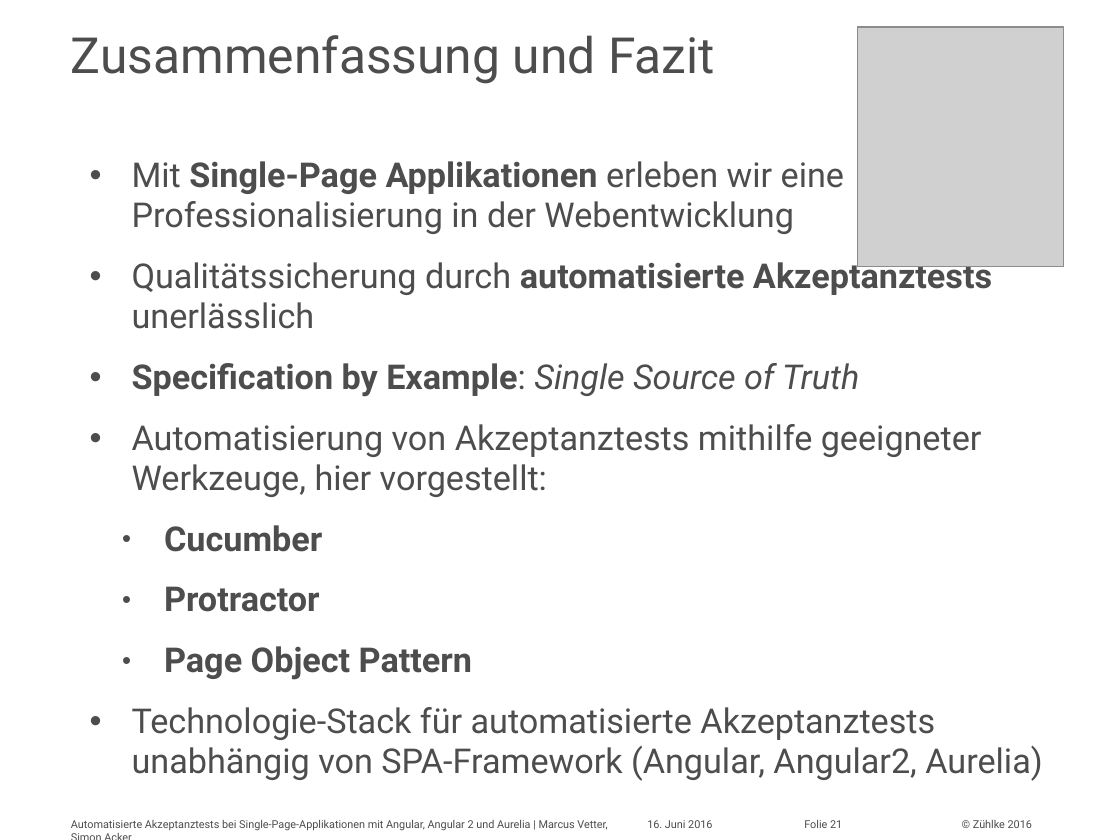
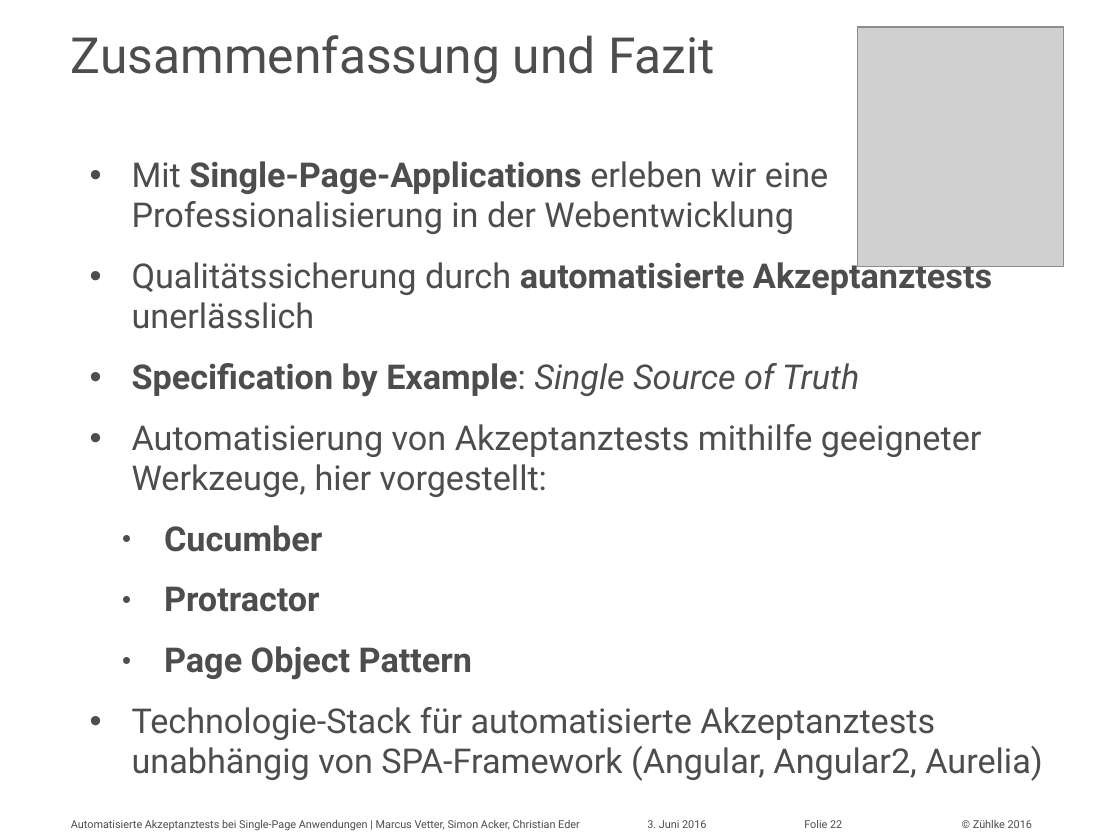
Before and after one commit to marcusvetter/yoda-chat, a slide deck: slide 22 of Vortrag_KE2016_MAVE_SIA.pptx (slide 21 before the commit). Drawn at 1120x840 pixels with LibreOffice and Linux fonts; fonts in the diff are those of the drawing; grey boxes stand for pictures. Boxes give left, top, right and bottom in pixels: in the first picture for what was removed or moved away, otherwise in the second. Text is boxed around its words. In the diff, an @@ line names an element or a change of style, - is before the commit and + after.

```diff
--- a/Vortrag_KE2016_MAVE_SIA.pptx
+++ b/Vortrag_KE2016_MAVE_SIA.pptx
@@ text in rectangle at <box>132,161,828,234</box>: text changed @@
-• Mit Single-Page Applikationen erleben wir eine Professionalisierung in der Webentwicklung
+• Mit Single-Page-Applications erleben wir eine Professionalisierung in der Webentwicklung
@@ text at <box>71,820,580,831</box>: text changed @@
-Automatisierte Akzeptanztests bei Single-Page-Applikationen mit Angular, Angular 2 und Aurelia | Marcus Vetter, Simon Acker
+Automatisierte Akzeptanztests bei Single-Page Anwendungen | Marcus Vetter, Simon Acker, Christian Eder
@@ text at <box>647,820,706,828</box>: text changed @@
-16. Juni 2016
+3. Juni 2016
@@ page number at <box>804,820,842,828</box>: text changed @@
-Folie 21
+Folie 22
```
Also in this commit, not shown: 19 other slides changed, 3 slides added, 1 slide removed.
